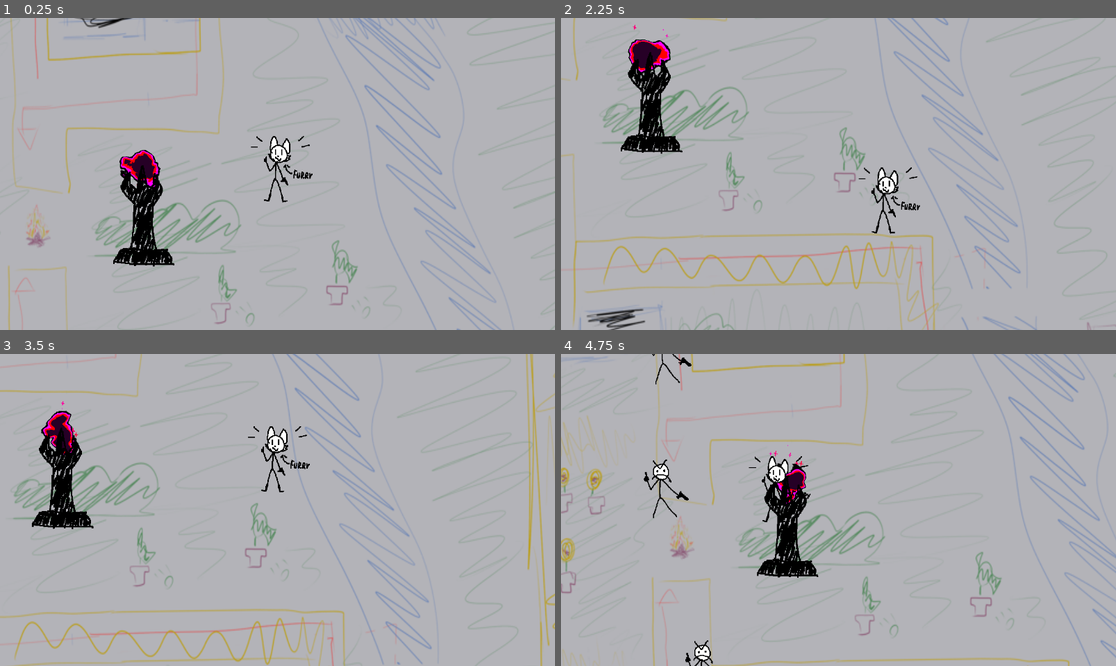
Above: before the commit, frames 1-4 (two rows, left to right).
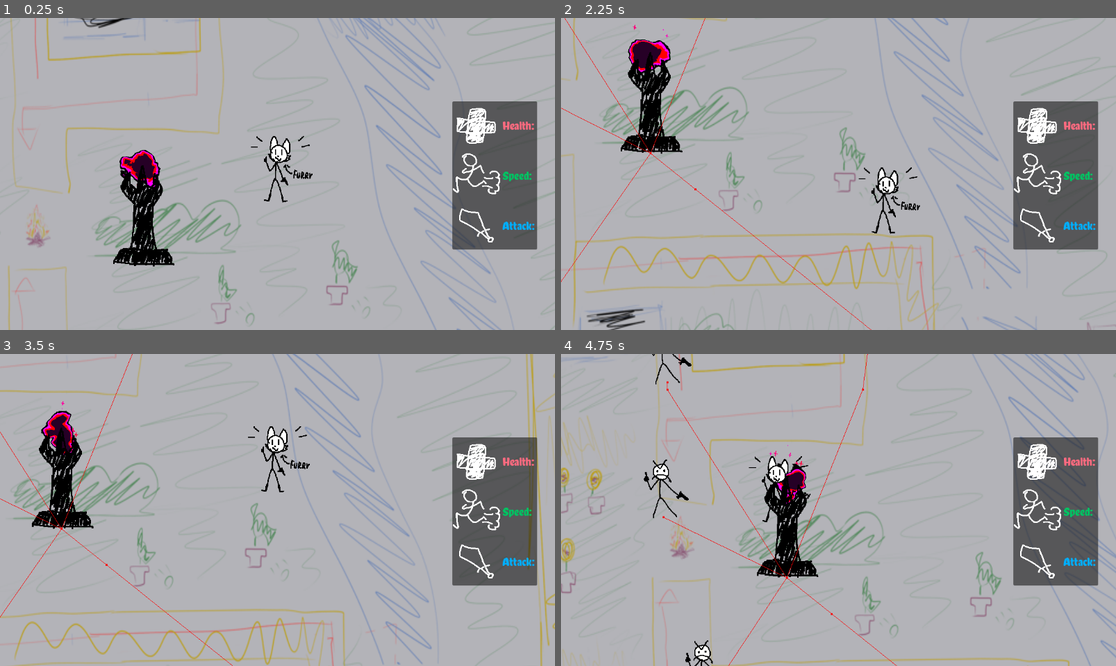
Above: after the commit, the same moments.

Repository: ndvrxd/cultism
Game: Godot game, scene res://scenes/world.tscn
Two runs of this game, one before a commit and one after it. Both use one fixed random seed, a clock stepped at 60 frames per second and the inputs below.
Inputs:
- Up to frame 1 (0.25 s): no input
- Up to frame 2 (2.25 s): hold D (right) 0.53-1.28 s; hold S (down) 1.28-2.03 s; hold D (right) from 2.03 s (still down)
- Up to frame 3 (3.5 s): release D (right) at 2.78 s; hold W (up) from 2.78 s (still down)
- Up to frame 4 (4.75 s): release W (up) at 3.53 s; hold A (left) from 3.53 s (still down)

The runs differ from the first frame. In frame 1, 7.2% of the frame differs, in the area x 81-97%, y 26-75%; in frame 2, 7.6%; in frame 3, 7.5%; in frame 4, 7.6%, in the area x 18-97%, y 0-100%.

Commit message:
Added temp ui
basic ui displaying basic stats (more to come)

Diff:
--- a/cult-game-version-0.1/objects/controllers/player_controls.tscn
+++ b/cult-game-version-0.1/objects/controllers/player_controls.tscn
@@ -1,6 +1,25 @@
-[gd_scene load_steps=2 format=3 uid="uid://ci2psjf4f2qtu"]
+[gd_scene load_steps=9 format=3 uid="uid://ci2psjf4f2qtu"]
 
 [ext_resource type="Script" path="res://scripts/player_controls.gd" id="1_122va"]
+[ext_resource type="Texture2D" uid="uid://ccds8ab8fiqhe" path="res://art/health.png" id="2_nyne5"]
+[ext_resource type="FontFile" uid="uid://dhk11k42eybnt" path="res://art/chela-one.regular.ttf" id="3_6ivni"]
+[ext_resource type="Texture2D" uid="uid://bdeo180vqay6m" path="res://art/run.png" id="3_pwfur"]
+[ext_resource type="Texture2D" uid="uid://b8uotdxr13iyg" path="res://art/attack.png" id="4_c01lm"]
+
+[sub_resource type="LabelSettings" id="LabelSettings_8wkxw"]
+font = ExtResource("3_6ivni")
+font_size = 25
+font_color = Color(1, 0.418427, 0.501334, 1)
+
+[sub_resource type="LabelSettings" id="LabelSettings_y2qkh"]
+font = ExtResource("3_6ivni")
+font_size = 25
+font_color = Color(0, 0.762777, 0.386614, 1)
+
+[sub_resource type="LabelSettings" id="LabelSettings_xynuc"]
+font = ExtResource("3_6ivni")
+font_size = 25
+font_color = Color(4.04298e-06, 0.682316, 0.985905, 1)
 
 [node name="PlayerControls" type="Node2D"]
 script = ExtResource("1_122va")
@@ -14,3 +33,72 @@
 drag_top_margin = 0.1
 drag_right_margin = 0.1
 drag_bottom_margin = 0.1
+
+[node name="HUD STUFF" type="CanvasLayer" parent="."]
+
+[node name="Control" type="Control" parent="HUD STUFF"]
+layout_mode = 3
+anchors_preset = 6
+anchor_left = 1.0
+anchor_top = 0.5
+anchor_right = 1.0
+anchor_bottom = 0.5
+offset_left = -202.0
+offset_top = -92.0
+offset_right = -37.0
+offset_bottom = 98.0
+grow_horizontal = 0
+grow_vertical = 2
+
+[node name="PanelContainer" type="PanelContainer" parent="HUD STUFF/Control"]
+layout_mode = 1
+anchors_preset = 6
+anchor_left = 1.0
+anchor_top = 0.5
+anchor_right = 1.0
+anchor_bottom = 0.5
+offset_left = -165.0
+offset_top = -92.5
+offset_bottom = 92.5
+grow_horizontal = 0
+grow_vertical = 2
+pivot_offset = Vector2(-100, 0)
+
+[node name="VBoxContainer" type="VBoxContainer" parent="HUD STUFF/Control/PanelContainer"]
+layout_mode = 2
+
+[node name="HBoxContainer" type="HBoxContainer" parent="HUD STUFF/Control/PanelContainer/VBoxContainer"]
+layout_mode = 2
+
+[node name="TextureRect" type="TextureRect" parent="HUD STUFF/Control/PanelContainer/VBoxContainer/HBoxContainer"]
+layout_mode = 2
+texture = ExtResource("2_nyne5")
+
+[node name="Label" type="Label" parent="HUD STUFF/Control/PanelContainer/VBoxContainer/HBoxContainer"]
+layout_mode = 2
+text = "Health: "
+label_settings = SubResource("LabelSettings_8wkxw")
+
+[node name="HBoxContainer2" type="HBoxContainer" parent="HUD STUFF/Control/PanelContainer/VBoxContainer"]
+layout_mode = 2
+
+[node name="TextureRect" type="TextureRect" parent="HUD STUFF/Control/PanelContainer/VBoxContainer/HBoxContainer2"]
+layout_mode = 2
+texture = ExtResource("3_pwfur")
+
+[node name="Label" type="Label" parent="HUD STUFF/Control/PanelContainer/VBoxContainer/HBoxContainer2"]
+layout_mode = 2
+text = "Speed: "
+label_settings = SubResource("LabelSettings_y2qkh")
+
+[node name="HBoxContainer3" type="HBoxContainer" parent="HUD STUFF/Control/PanelContainer/VBoxContainer"]
+layout_mode = 2
+
+[node name="TextureRect" type="TextureRect" parent="HUD STUFF/Control/PanelContainer/VBoxContainer/HBoxContainer3"]
+layout_mode = 2
+texture = ExtResource("4_c01lm")
+
+[node name="Label" type="Label" parent="HUD STUFF/Control/PanelContainer/VBoxContainer/HBoxContainer3"]
+layout_mode = 2
+text = "Attack: "
+label_settings = SubResource("LabelSettings_xynuc")
--- a/cult-game-version-0.1/objects/enemy.tscn
+++ b/cult-game-version-0.1/objects/enemy.tscn
@@ -30,3 +30,4 @@
 debug_color = Color(0.772432, 0.263693, 0.879854, 0.42)
 
 [node name="NavigationAgent2D" type="NavigationAgent2D" parent="."]
+debug_enabled = true
--- a/cult-game-version-0.1/scripts/generic/EntityController.gd
+++ b/cult-game-version-0.1/scripts/generic/EntityController.gd
@@ -7,7 +7,7 @@
 func _ready():
 	nav = NavigationAgent2D.new();
 	ent.add_child.call_deferred(nav)
-	#nav.debug_enabled = true;
+	nav.debug_enabled = true;
 
 func findNewTarget(friendlyfire=false) -> void:
 	## stock aggro mechanics for all enemies
--- a/cult-game-version-0.1/shaders/effigy_flame.tres
+++ b/cult-game-version-0.1/shaders/effigy_flame.tres
@@ -9,11 +9,9 @@
 op_type = 1
 
 [sub_resource type="VisualShaderNodeInput" id="VisualShaderNodeInput_gkfby"]
-output_port_for_preview = 0
 input_name = "uv"
 
 [sub_resource type="VisualShaderNodeVectorOp" id="VisualShaderNodeVectorOp_vjji8"]
-output_port_for_preview = 0
 default_input_values = [0, Vector2(0, 0), 1, Vector2(1, 1)]
 op_type = 0
 operator = 4
--- /dev/null
+++ b/cult-game-version-0.1/tempxd.tscn
@@ -0,0 +1,67 @@
+[gd_scene load_steps=4 format=3 uid="uid://dawwb7njmubyv"]
+
+[ext_resource type="Texture2D" uid="uid://ccds8ab8fiqhe" path="res://art/health.png" id="1_30fs8"]
+[ext_resource type="Texture2D" uid="uid://bdeo180vqay6m" path="res://art/run.png" id="2_f45cw"]
+[ext_resource type="Texture2D" uid="uid://b8uotdxr13iyg" path="res://art/attack.png" id="3_xkcpv"]
+
+[node name="temp" type="Control"]
+layout_mode = 3
+anchors_preset = 15
+anchor_right = 1.0
+anchor_bottom = 1.0
+grow_horizontal = 2
+grow_vertical = 2
+
+[node name="HUD STUFF" type="CanvasLayer" parent="."]
+
+[node name="Control" type="Control" parent="HUD STUFF"]
+layout_mode = 3
+anchors_preset = 6
+anchor_left = 1.0
+anchor_top = 0.5
+anchor_right = 1.0
+anchor_bottom = 0.5
+offset_left = -202.0
+offset_top = -92.0
+offset_right = -37.0
+offset_bottom = 98.0
+grow_horizontal = 0
+grow_vertical = 2
+
+[node name="PanelContainer" type="PanelContainer" parent="HUD STUFF/Control"]
+layout_mode = 1
+anchors_preset = 6
+anchor_left = 1.0
+anchor_top = 0.5
+anchor_right = 1.0
+anchor_bottom = 0.5
+offset_left = -165.0
+offset_top = -92.5
+offset_bottom = 92.5
+grow_horizontal = 0
+grow_vertical = 2
+pivot_offset = Vector2(-100, 0)
+
+[node name="VBoxContainer" type="VBoxContainer" parent="HUD STUFF/Control/PanelContainer"]
+layout_mode = 2
+
+[node name="HBoxContainer" type="HBoxContainer" parent="HUD STUFF/Control/PanelContainer/VBoxContainer"]
+layout_mode = 2
+
+[node name="TextureRect" type="TextureRect" parent="HUD STUFF/Control/PanelContainer/VBoxContainer/HBoxContainer"]
+layout_mode = 2
+texture = ExtResource("1_30fs8")
+
+[node name="HBoxContainer2" type="HBoxContainer" parent="HUD STUFF/Control/PanelContainer/VBoxContainer"]
+layout_mode = 2
+
+[node name="TextureRect" type="TextureRect" parent="HUD STUFF/Control/PanelContainer/VBoxContainer/HBoxContainer2"]
+layout_mode = 2
+texture = ExtResource("2_f45cw")
+
+[node name="HBoxContainer3" type="HBoxContainer" parent="HUD STUFF/Control/PanelContainer/VBoxContainer"]
+layout_mode = 2
+
+[node name="TextureRect" type="TextureRect" parent="HUD STUFF/Control/PanelContainer/VBoxContainer/HBoxContainer3"]
+layout_mode = 2
+texture = ExtResource("3_xkcpv")
Binary file added: cult-game-version-0.1/art/attack.png
Not shown, added: cult-game-version-0.1/art/attack.png.import
Binary file added: cult-game-version-0.1/art/health.png
Not shown, added: cult-game-version-0.1/art/health.png.import
Binary file added: cult-game-version-0.1/art/run.png
Not shown, added: cult-game-version-0.1/art/run.png.import
Not shown: 1 places in cult-game-version-0.1/shaders/effigy_flame.tres that only renumber resources
